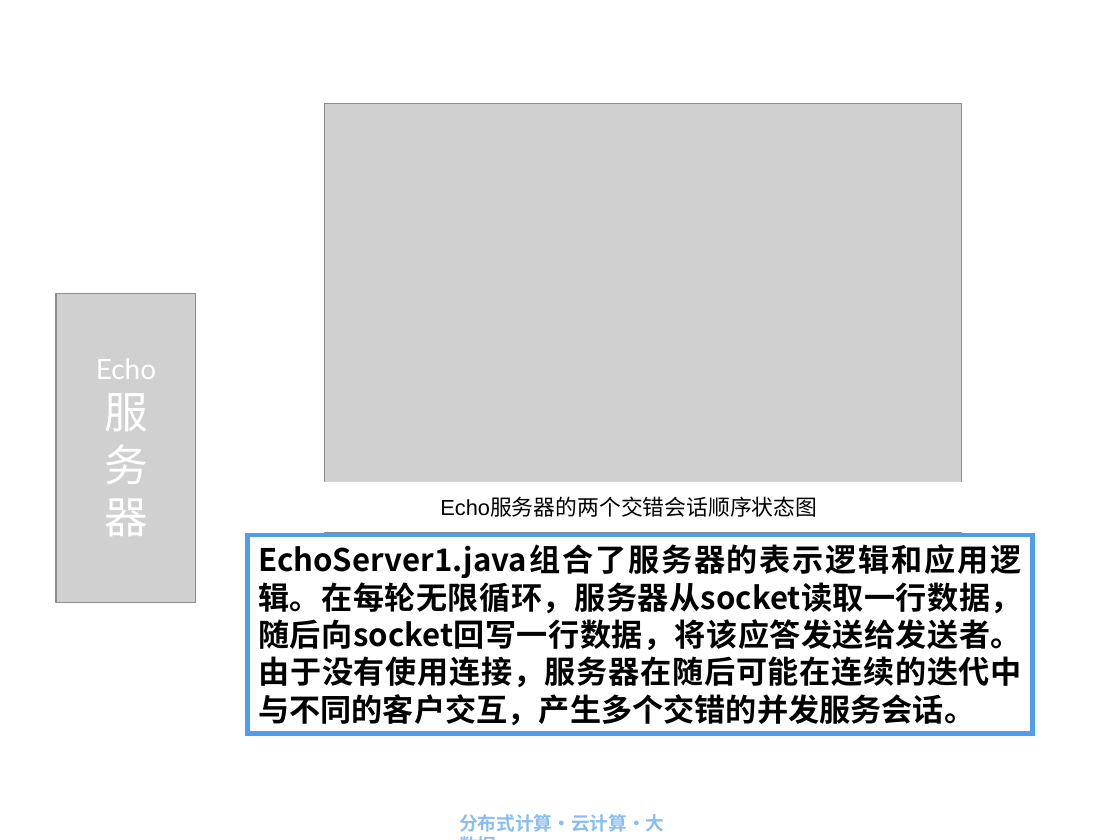
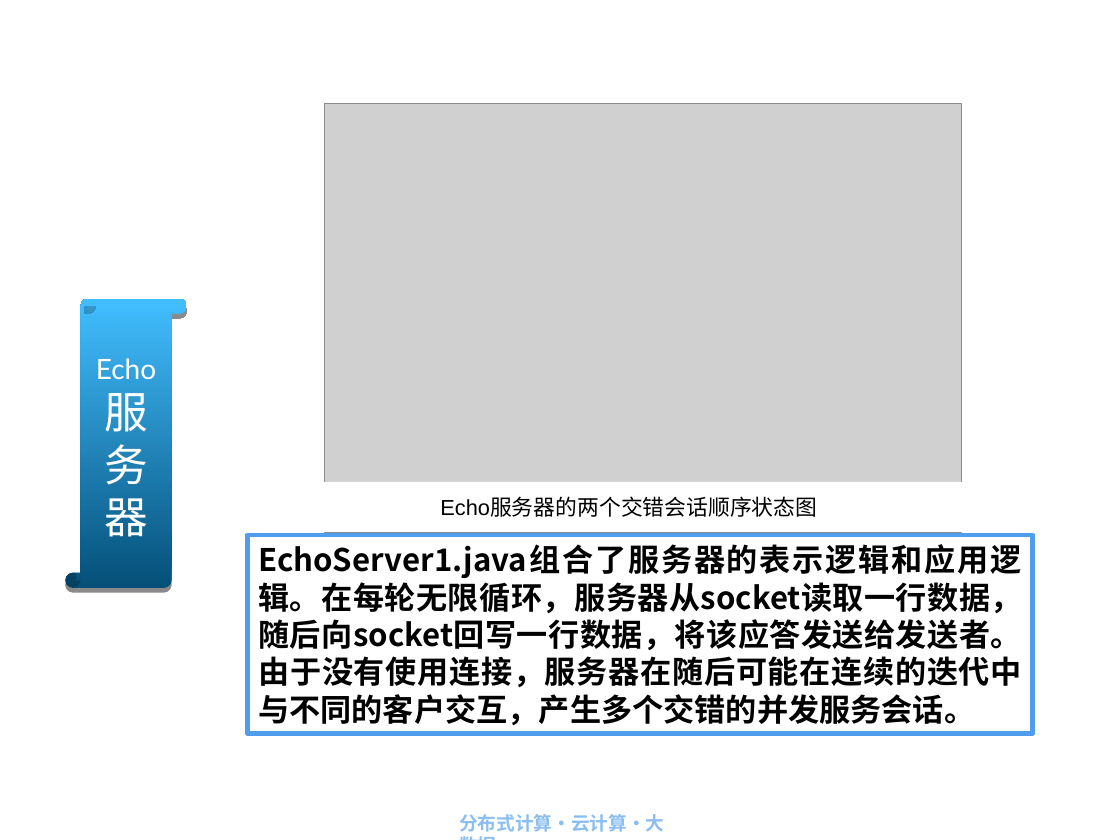
Before and after one commit to IACJ/java-DistributedComputing, a slide deck: slide 33 of ppt/第3章 Socket编程与客户服务器应用开发.ppt. Drawn at 1120x840 pixels with LibreOffice and Linux fonts; fonts in the diff are those of the drawing; grey boxes stand for pictures; background and template pictures are left out. Boxes give left, top, right and bottom in pixels: in the first picture for what was removed or moved away, otherwise in the second. Text is boxed around its words. In the diff, an @@ line names an element or a change of style, - is before the commit and + after.

```diff
--- a/ppt/第3章 Socket编程与客户服务器应用开发.ppt
+++ b/ppt/第3章 Socket编程与客户服务器应用开发.ppt
@@ picture removed at (x1=56, y1=293, x2=196, y2=603) @@
@@ vertical scroll "Echo" resized from (x1=96, y1=359, x2=156, y2=536) to (x1=65, y1=299, x2=186, y2=588) @@
@@ vertical scroll "Echo" at (x1=65, y1=299, x2=186, y2=588): fill none to gradient #055079 to #42BEFF; shadow on @@
```
Also in this commit, not shown: 35 other slides changed, 46 other files.
